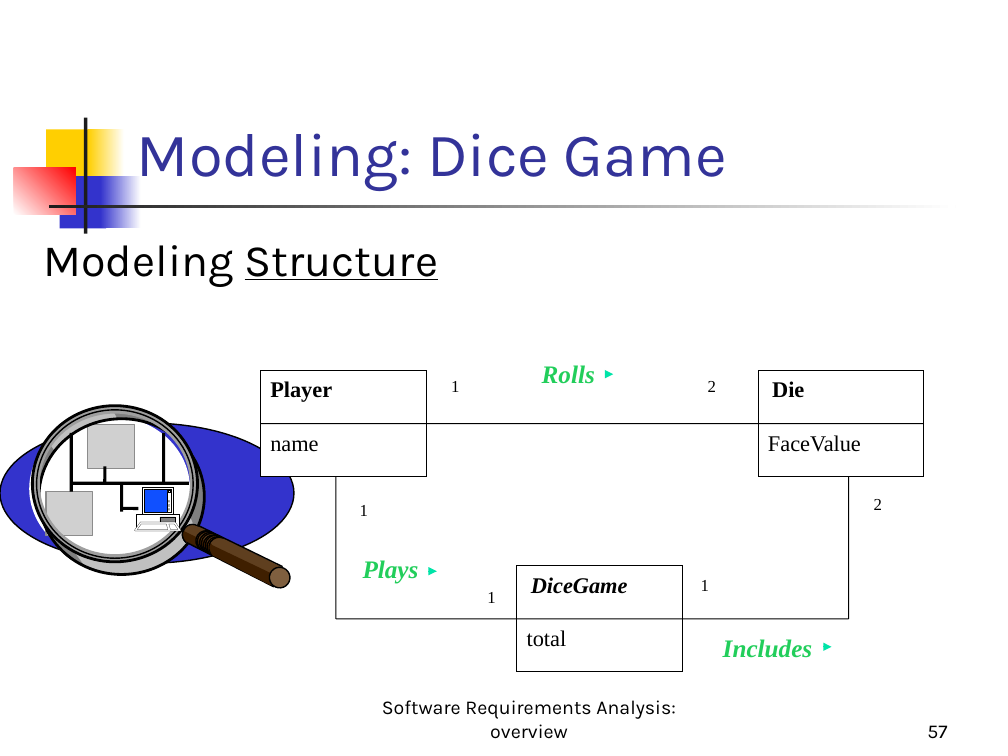
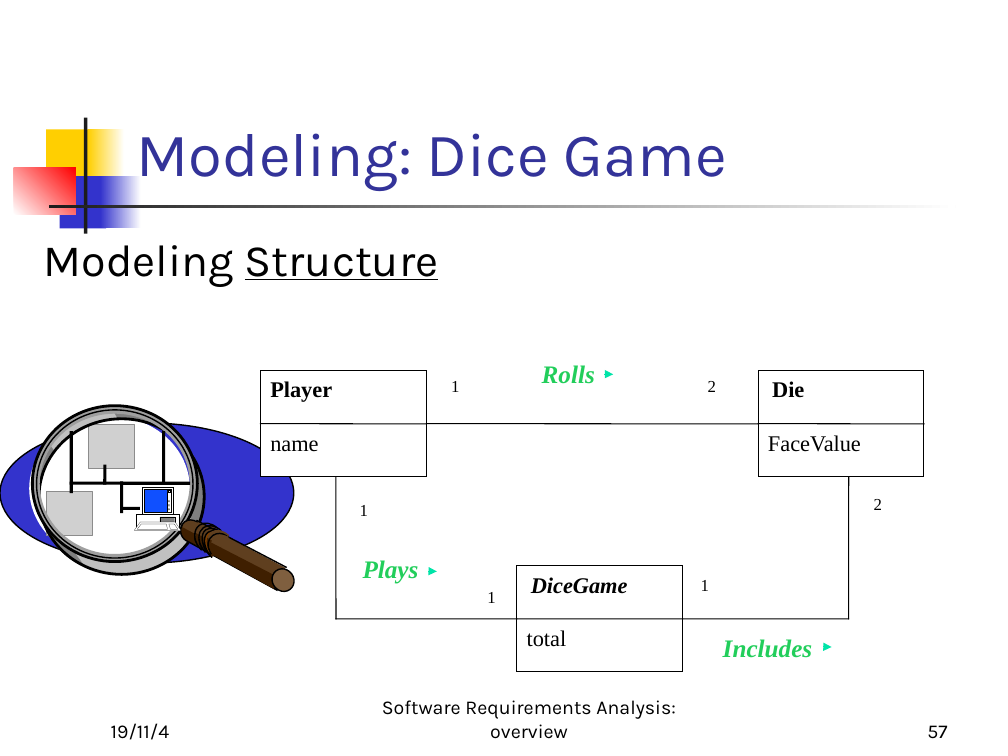
Before and after one commit to Cabbage-Cat/Courses, a slide deck: slide 57 of Software Requirements Analysis/Week1/week1.ppt. Drawn at 1008x756 pixels with LibreOffice and Linux fonts; fonts in the diff are those of the drawing; grey boxes stand for pictures. Boxes give left, top, right and bottom in pixels: in the first picture for what was removed or moved away, otherwise in the second. Text is boxed around its words. In the diff, an @@ line names an element or a change of style, - is before the commit and + after.

```diff
--- a/Software Requirements Analysis/Week1/week1.ppt
+++ b/Software Requirements Analysis/Week1/week1.ppt
@@ text "Modeling Structure" at [44,245,438,287]: indent changed @@
@@ 4 freeform shapes: place and size @@
-4 freeform shapes at [178,521,202,549]
+4 freeform shapes at [176,516,203,548]
@@ freeform shape: place and size @@
-freeform shape at [186,525,281,587]
+freeform shape at [185,520,285,590]
@@ freeform shape: place and size @@
-freeform shape at [194,529,216,549]
+freeform shape at [189,520,221,550]
@@ freeform shape: place and size @@
-freeform shape at [194,528,216,549]
+freeform shape at [189,517,222,550]
@@ freeform shape: place and size @@
-freeform shape at [194,536,208,549]
+freeform shape at [191,529,211,550]
@@ freeform shape: place and size @@
-freeform shape at [198,530,220,551]
+freeform shape at [193,521,226,553]
@@ freeform shape: place and size @@
-freeform shape at [198,531,219,551]
+freeform shape at [194,522,225,553]
@@ freeform shape: place and size @@
-freeform shape at [196,529,218,550]
+freeform shape at [195,525,221,549]
@@ freeform shape: place and size @@
-freeform shape at [199,537,213,551]
+freeform shape at [195,531,215,552]
@@ freeform shape: place and size @@
-freeform shape at [201,531,224,553]
+freeform shape at [196,523,229,556]
@@ freeform shape: place and size @@
-freeform shape at [201,533,223,553]
+freeform shape at [197,524,227,553]
@@ line moved from (198, 525) - (282, 566) to (198, 520) - (286, 568) @@
@@ freeform shape: place and size @@
-freeform shape at [200,532,222,553]
+freeform shape at [198,528,224,552]
@@ freeform shape: place and size @@
-freeform shape at [203,532,226,553]
+freeform shape at [198,525,231,557]
@@ freeform shape: place and size @@
-freeform shape at [203,539,217,553]
+freeform shape at [199,534,217,553]
@@ freeform shape: place and size @@
-freeform shape at [205,535,227,555]
+freeform shape at [201,525,233,556]
@@ freeform shape: place and size @@
-freeform shape at [207,540,221,554]
+freeform shape at [202,534,223,557]
@@ freeform shape: place and size @@
-freeform shape at [205,533,228,554]
+freeform shape at [204,529,231,554]
@@ freeform shape: place and size @@
-freeform shape at [207,535,229,555]
+freeform shape at [206,531,232,556]
@@ line moved from (186, 542) - (274, 587) to (185, 540) - (277, 590) @@
@@ outline redrawn in 7 elements at [35,407,179,504], [191,455,205,532], [113,410,171,432], [135,522,181,531], [45,456,205,575], [190,524,215,547], [210,542,277,589] @@
@@ ellipse: place and size @@
-ellipse at [265,564,293,592]
+ellipse at [267,565,298,596]
@@ text added at [111,723,170,740], 14 pt, text #000000 @@
+19/11/4
```
Also in this commit, not shown: 56 other slides changed, 5 other files.
